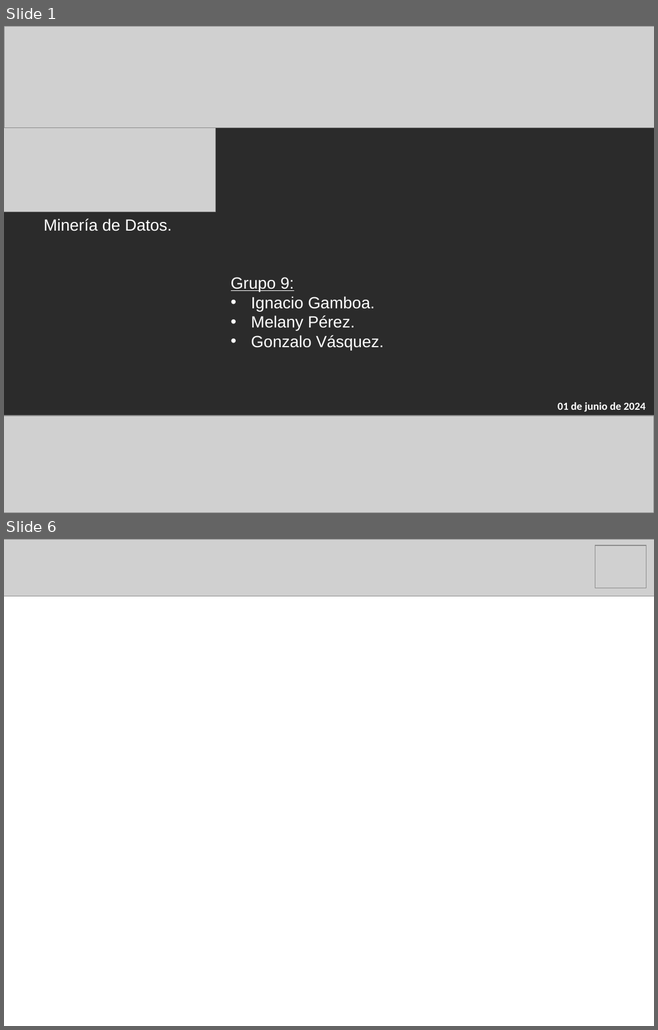
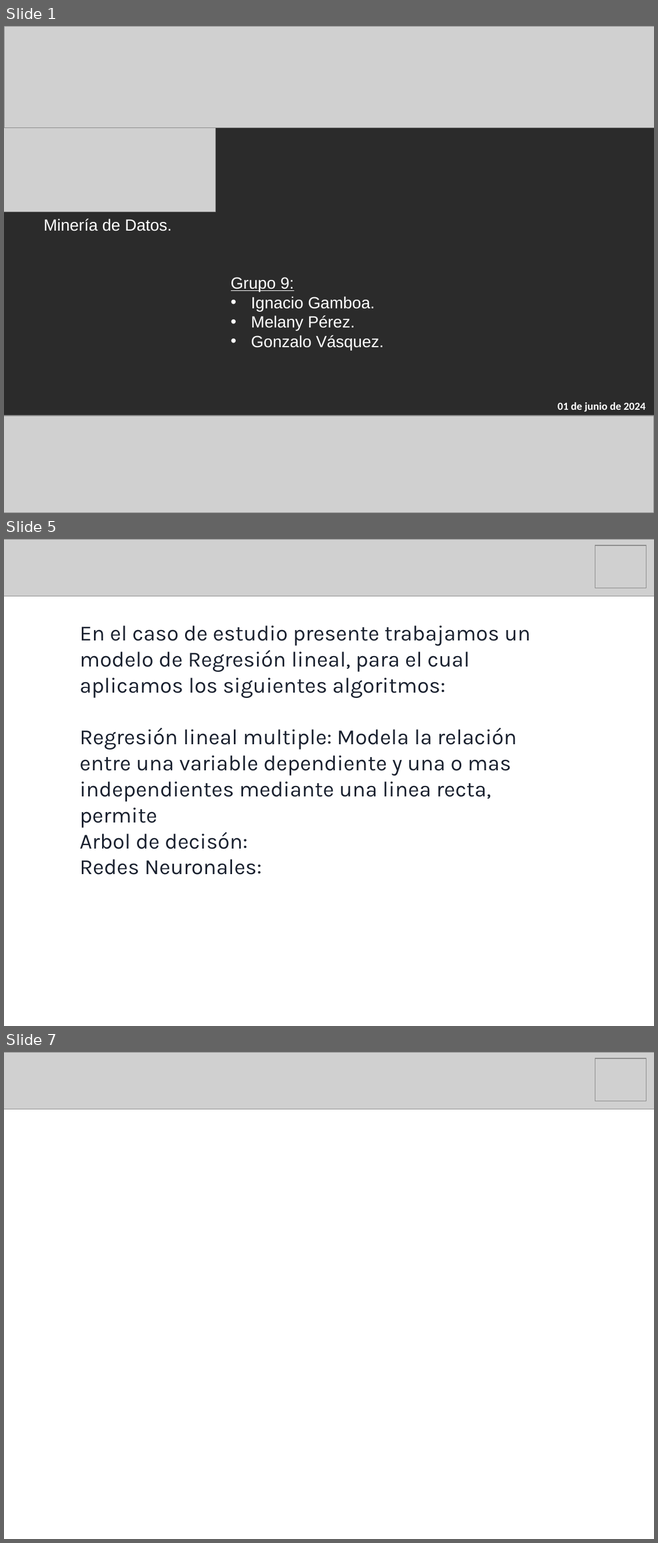
Before and after one commit to IgnGGA/grupo9, a slide deck: presentación/presentaciónDosMineriaDeDatos.pptx. Shown one above the other, each under a label of ours: slides 1 and 6 before the commit, slides 1, 5 and 7 after it; the slides between them are not shown. The pictures are 658x1030 and 658x1543 pixels, drawn with LibreOffice and Linux fonts; fonts in the diff are those of the drawing; grey boxes stand for pictures; background and template pictures are left out; a plain dark background stands for a picture behind light text. Boxes give left, top, right and bottom in pixels: in the first picture for what was removed or moved away, otherwise in the second. Text is boxed around its words. In the diff, an @@ line names an element or a change of style, - is before the commit and + after.

```diff
--- a/presentación/presentaciónDosMineriaDeDatos.pptx
+++ b/presentación/presentaciónDosMineriaDeDatos.pptx
@@ slide 5 added at (4, 539, 654, 1026), background #FFFFFF @@
@@ picture added at (4, 539, 654, 596) @@
@@ picture added at (594, 545, 646, 588) @@
@@ text added at (79, 625, 530, 875), 24 pt, text #19202E @@
+En el caso de estudio presente trabajamos un modelo de Regresión lineal, para el cual aplicamos los siguientes algoritmos:
+Regresión lineal multiple: Modela la relación entre una variable dependiente y una o mas independientes mediante una linea recta, permite
+Arbol de decisón:
+Redes Neuronales:
@@ what was slide 6 is now slide 7 @@
```
Also in this commit, not shown: 1 slide changed, 3 other slides added, 3 slides removed, 1 other file.
